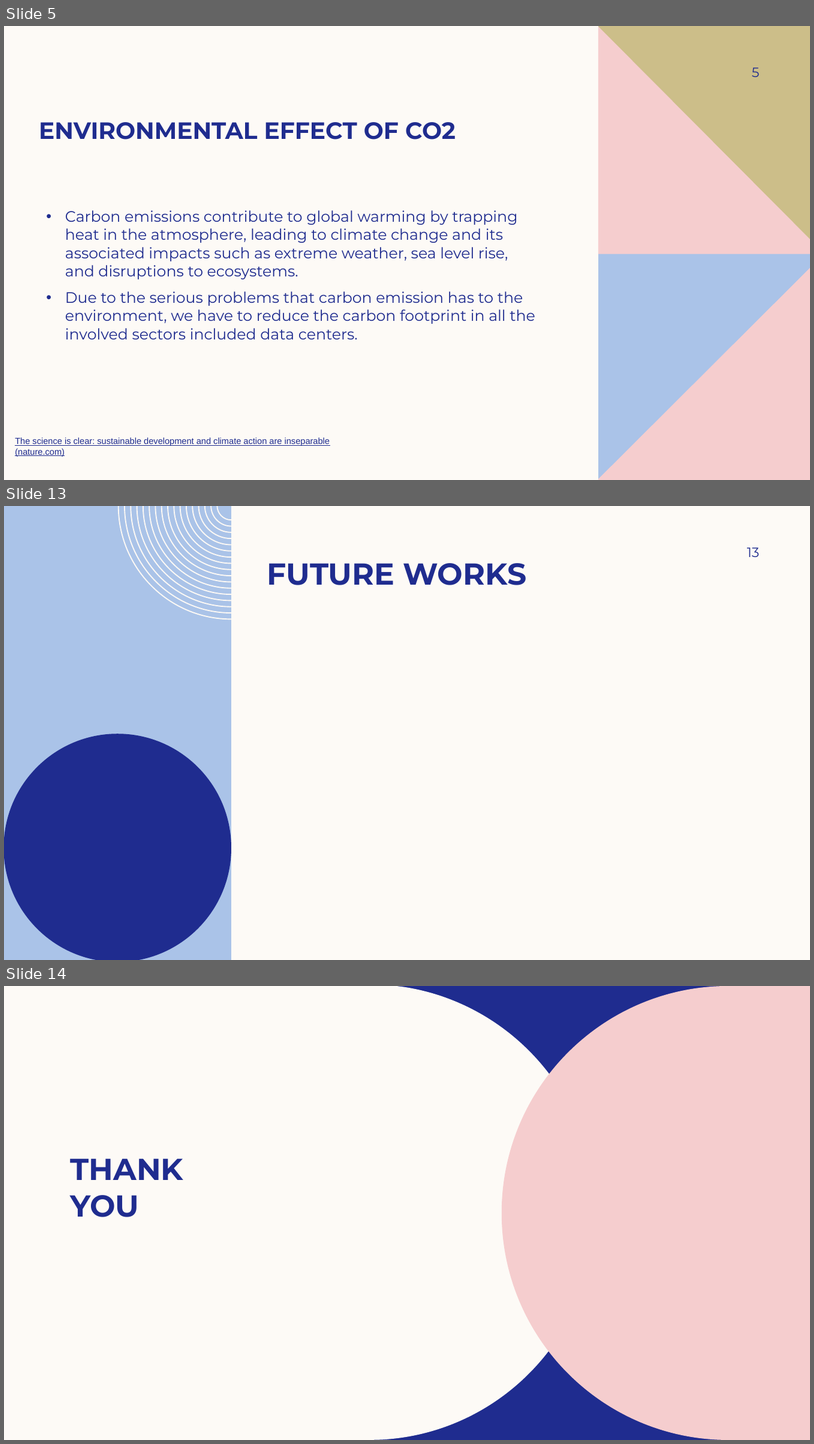
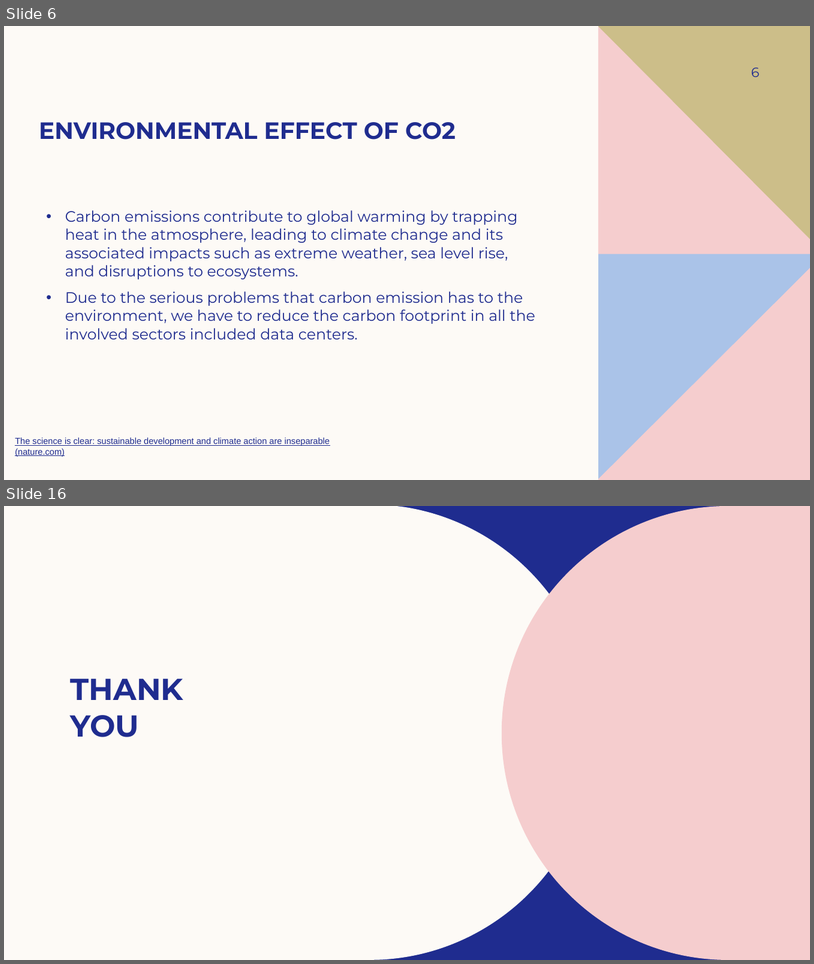
Before and after one commit to Fatemehbozorgi97/Carbon-emission-prediction-, a slide deck: Carbon emission prediction.pptx. Shown one above the other, each under a label of ours: slides 5, 13 and 14 before the commit, slides 6 and 16 after it; the slides between them are not shown. The pictures are 814x1444 and 814x964 pixels, drawn with LibreOffice and Linux fonts; fonts in the diff are those of the drawing; background and template pictures are left out. Boxes give left, top, right and bottom in pixels: in the first picture for what was removed or moved away, otherwise in the second. Text is boxed around its words. In the diff, an @@ line names an element or a change of style, - is before the commit and + after.

```diff
--- a/Carbon emission prediction.pptx
+++ b/Carbon emission prediction.pptx
@@ slide 13 removed at box(4, 506, 810, 960), background #FDFAF6 @@
@@ freeform shape removed at box(4, 506, 231, 960) @@
@@ freeform shape removed at box(118, 506, 231, 620) @@
@@ page number removed at box(747, 547, 760, 557) @@
-13
@@ title removed at box(267, 563, 527, 585) @@
-FUTURE WORKS
@@ freeform shape removed at box(4, 733, 231, 960) @@
@@ what was slide 5 is now slide 6 @@
@@ page number at box(752, 67, 760, 77): text changed @@
-5
+6
@@ what was slide 14 is now slide 16 @@
```
Also in this commit, not shown: 10 slides changed, 3 slides added, 2 other files.
